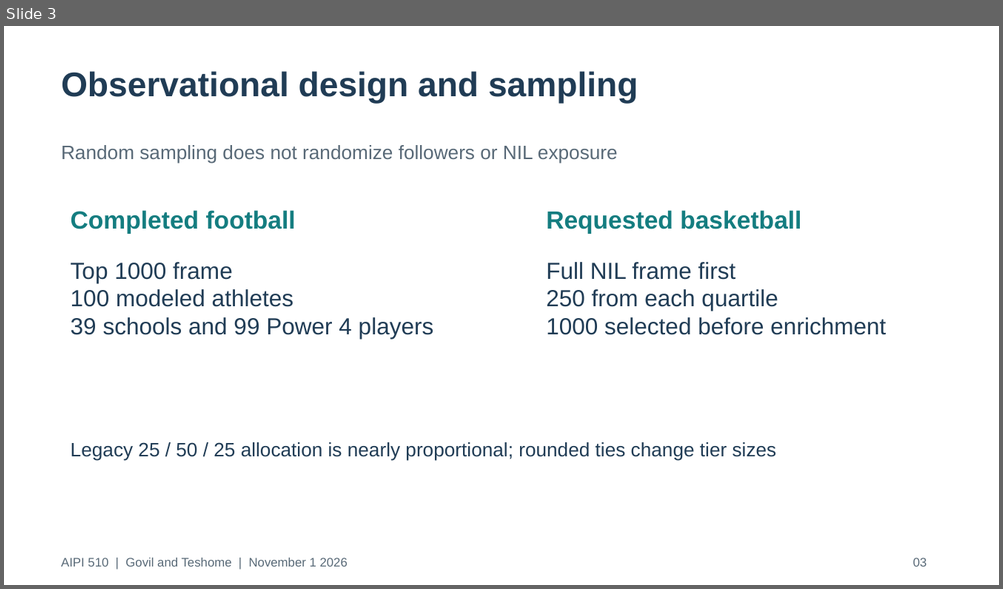
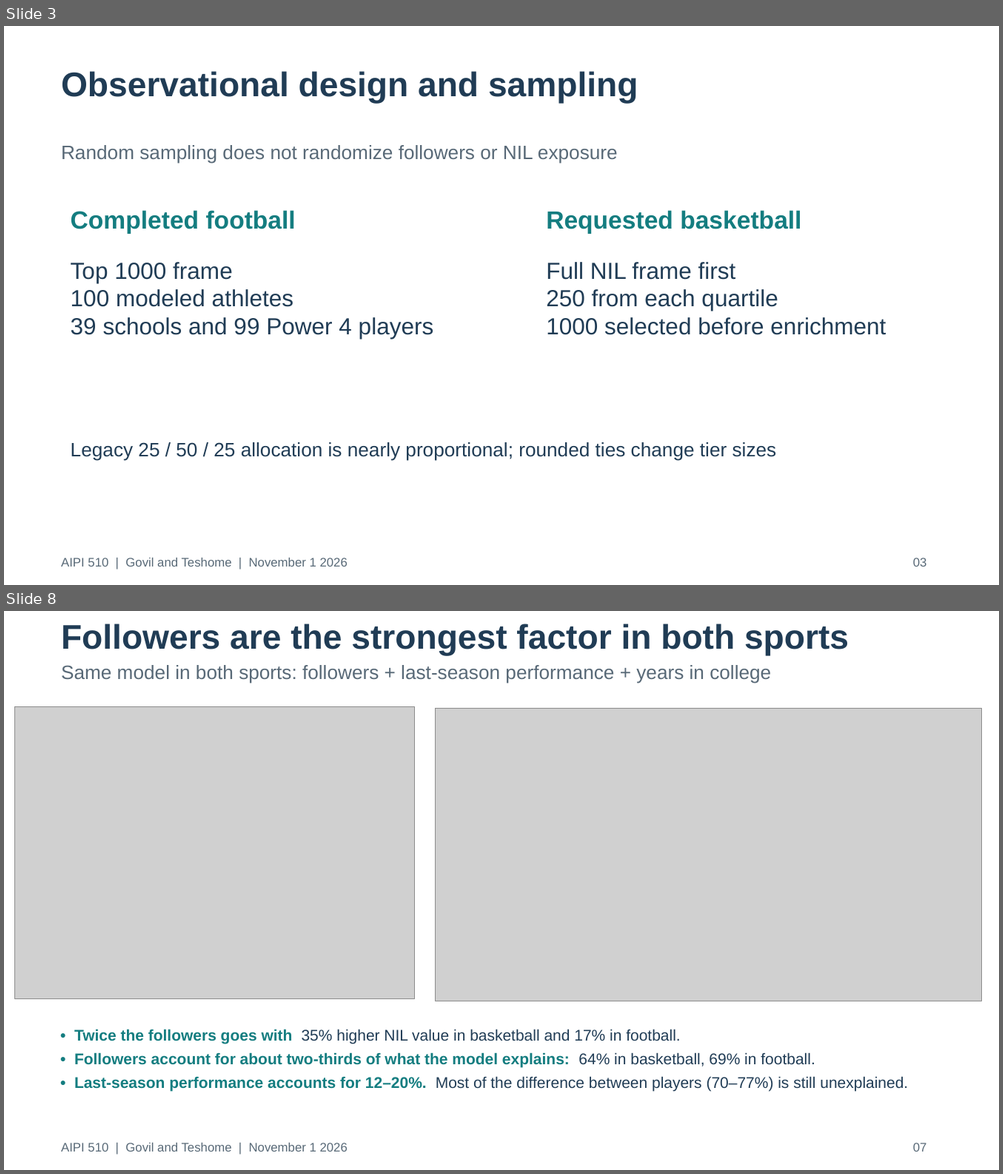
Before and after one commit to govrahul/aipi510_project2, a slide deck: deliverables/project2_presentation.pptx. Shown one above the other, each under a label of ours: slide 3 before the commit, slides 3 and 8 after it; the slides between them are not shown. The pictures are 1003x589 and 1003x1174 pixels, drawn with LibreOffice and Linux fonts; fonts in the diff are those of the drawing; grey boxes stand for pictures. Boxes give left, top, right and bottom in pixels: in the first picture for what was removed or moved away, otherwise in the second. Text is boxed around its words. In the diff, an @@ line names an element or a change of style, - is before the commit and + after.

```diff
--- a/deliverables/project2_presentation.pptx
+++ b/deliverables/project2_presentation.pptx
@@ slide 8 added at [4, 611, 999, 1170], background #FFFFFF @@
@@ text added at [61, 624, 848, 655], 33 pt, text #203C55, bold @@
+Followers are the strongest factor in both sports
@@ text added at [61, 665, 771, 684], 18.8 pt, text #586977 @@
+Same model in both sports: followers + last-season performance + years in college
@@ picture added at [15, 706, 415, 999] @@
@@ picture added at [435, 708, 982, 1000] @@
@@ text added at [74, 1029, 908, 1092], 15 pt, text #203C55 @@
+• Twice the followers goes with 35% higher NIL value in basketball and 17% in football.
+• Followers account for about two-thirds of what the model explains: 64% in basketball, 69% in football.
+• Last-season performance accounts for 12–20%. Most of the difference between players (70–77%) is still unexplained.
@@ text added at [61, 1143, 347, 1152], 12 pt, text #586977 @@
+AIPI 510 | Govil and Teshome | November 1 2026
@@ text added at [913, 1143, 927, 1152], 12 pt, text #586977 @@
+07
```
Also in this commit, not shown: 4 slides changed, 10 other slides added, 2 slides removed, 43 other files.
